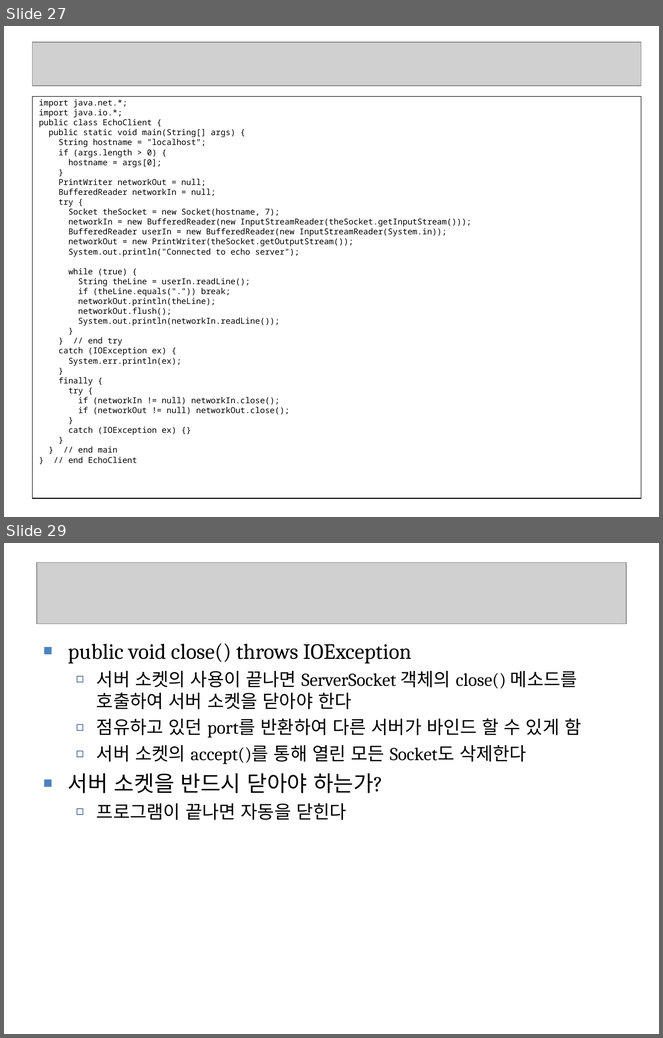
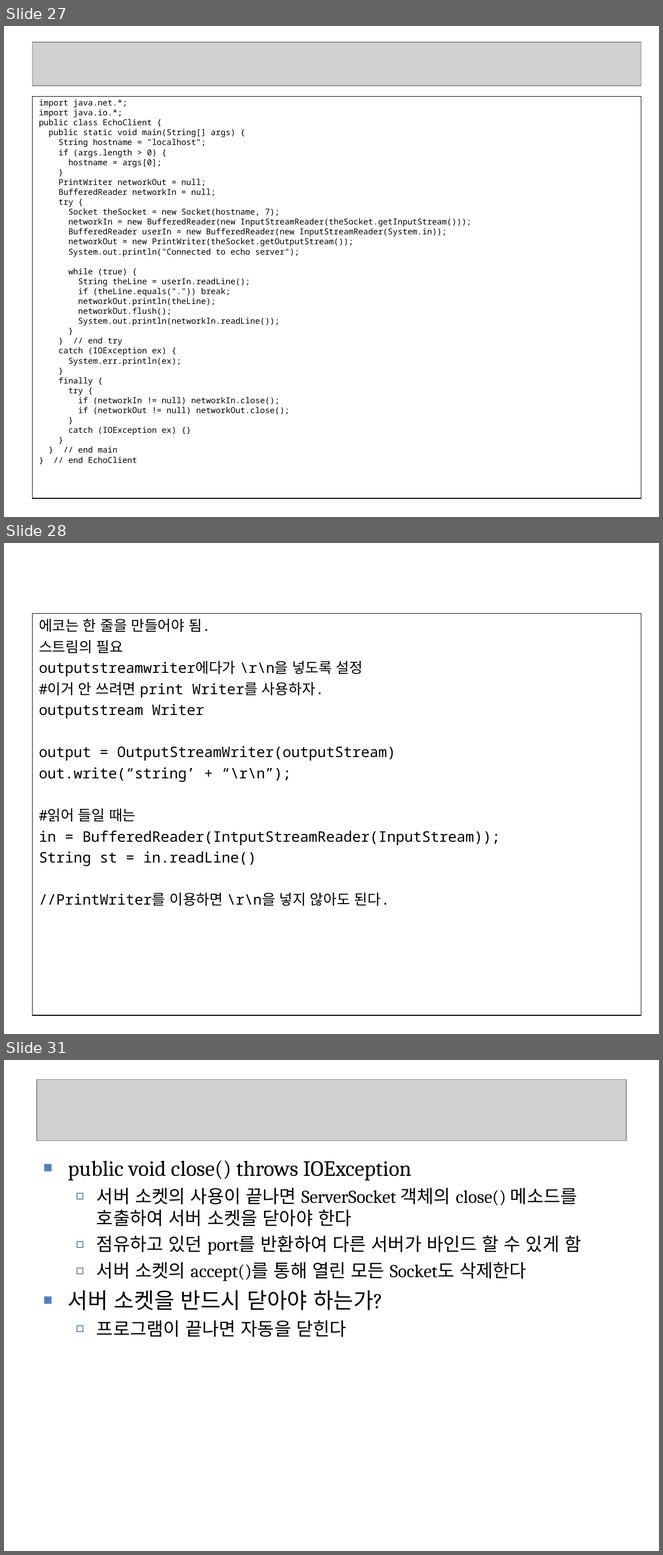
Before and after one commit to seleuchel/javaNetwork, a slide deck: ppt/321_chap09ServerSocket.ppt. Shown one above the other, each under a label of ours: slides 27 and 29 before the commit, slides 27, 28 and 31 after it; the slides between them are not shown. The pictures are 663x1038 and 663x1555 pixels, drawn with LibreOffice and Linux fonts; fonts in the diff are those of the drawing; grey boxes stand for pictures; background and template pictures are left out. Boxes give left, top, right and bottom in pixels: in the first picture for what was removed or moved away, otherwise in the second. Text is boxed around its words. In the diff, an @@ line names an element or a change of style, - is before the commit and + after.

```diff
--- a/ppt/321_chap09ServerSocket.ppt
+++ b/ppt/321_chap09ServerSocket.ppt
@@ slide 28 added at [4,543,659,1034], background picture (left out) @@
@@ text added at [32,613,641,1015], outline #000000 0.74 pt, 16 pt, text #000000 @@
+에코는 한 줄을 만들어야 됨.
+스트림의 필요
+outputstreamwriter에다가 \r\n을 넣도록 설정
+#이거 안 쓰려면 print Writer를 사용하자.
+outputstream Writer
+output = OutputStreamWriter(outputStream)
+out.write(“string’ + “\r\n”);
+#읽어 들일 때는
+in = BufferedReader(IntputStreamReader(InputStream));
+String st = in.readLine()
+//PrintWriter를 이용하면 \r\n을 넣지 않아도 된다.
@@ what was slide 29 is now slide 31 @@
```
Also in this commit, not shown: 3 slides changed, 1 other slide added, 4 other files.
